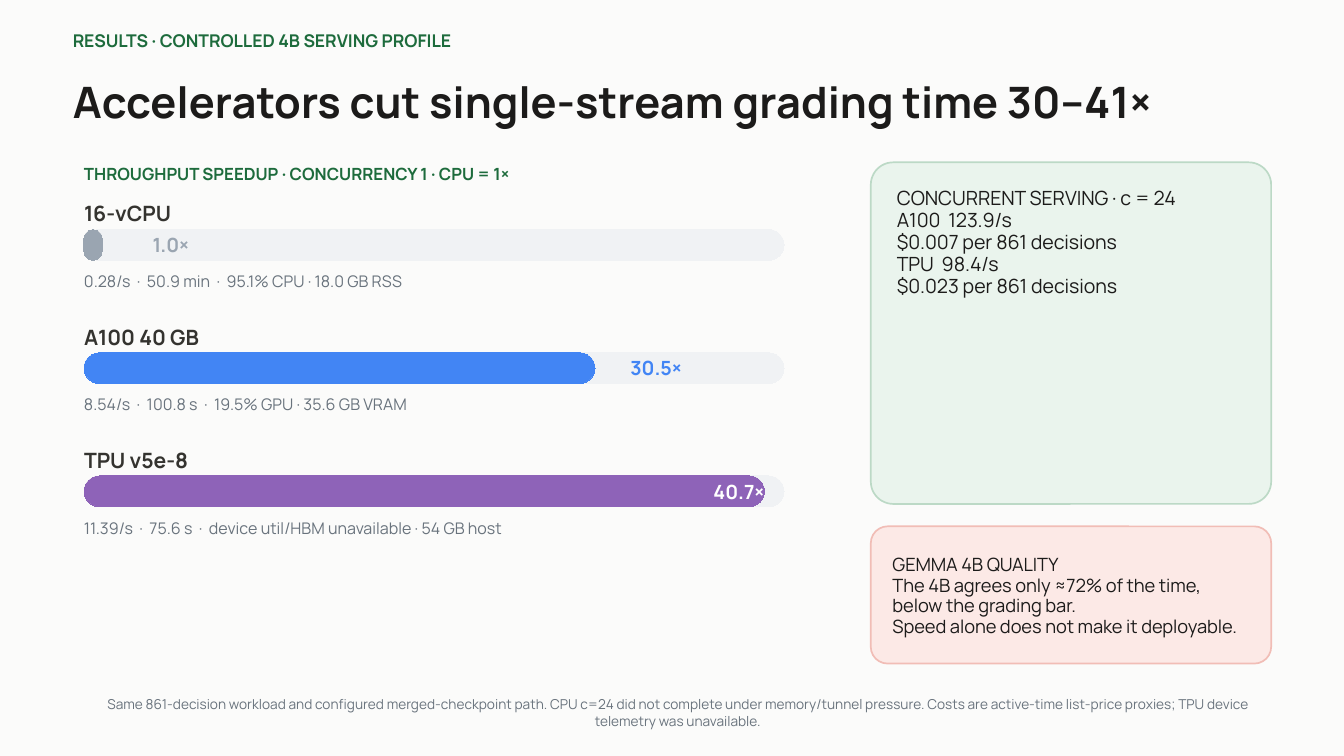
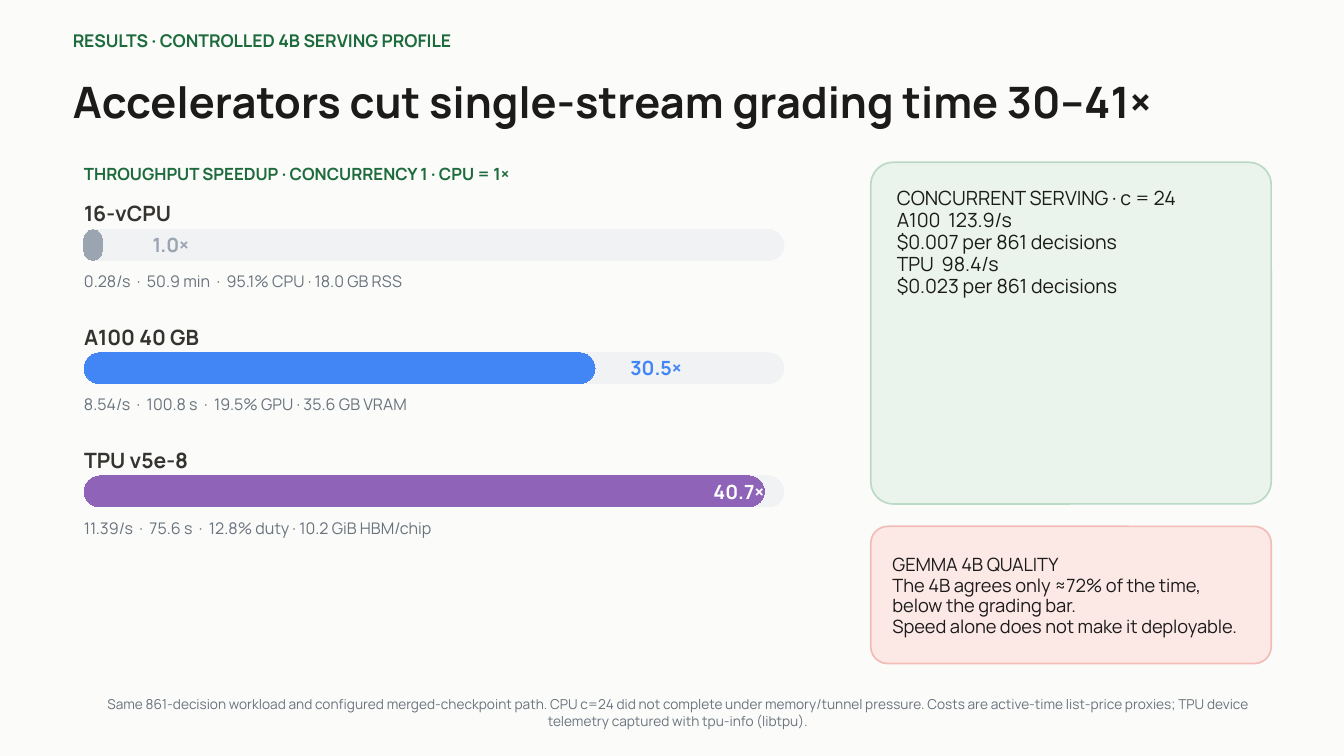
Before and after one commit to seanyepez/me344ricechem, a slide deck: slide 4 of slides/ME344_RiceChem_Option2_5_Slides.pptx. Drawn at 1344x756 pixels with LibreOffice and Linux fonts; fonts in the diff are those of the drawing; background and template pictures are left out. Boxes give left, top, right and bottom in pixels: in the first picture for what was removed or moved away, otherwise in the second. Text is boxed around its words. In the diff, an @@ line names an element or a change of style, - is before the commit and + after.

Commit message:
TPU device telemetry measured: 12.8% duty at c=1, peak 24.8% at c=24, 10.2 GiB HBM/chip (tpu-info, same-config rerun with identical accuracy signature)

```diff
--- a/slides/ME344_RiceChem_Option2_5_Slides.pptx
+++ b/slides/ME344_RiceChem_Option2_5_Slides.pptx
@@ text at (84, 522, 432, 538): text changed @@
-11.39/s · 75.6 s · device util/HBM unavailable · 54 GB host
+11.39/s · 75.6 s · 12.8% duty · 10.2 GiB HBM/chip
@@ text at (107, 699, 1248, 729): text changed @@
-Same 861-decision workload and configured merged-checkpoint path. CPU c=24 did not complete under memory/tunnel pressure. Costs are active-time list-price proxies; TPU device telemetry was unavailable.
+Same 861-decision workload and configured merged-checkpoint path. CPU c=24 did not complete under memory/tunnel pressure. Costs are active-time list-price proxies; TPU device telemetry captured with tpu-info (libtpu).
```
Also in this commit, not shown: 7 other files.
